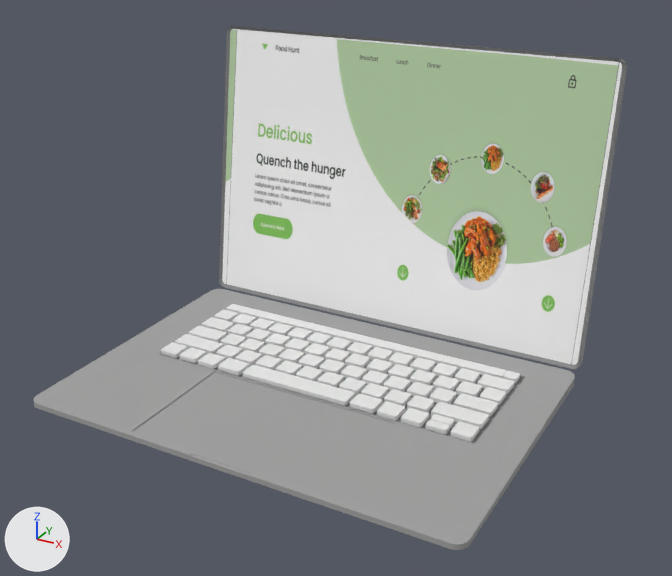
One commit to the Blender file rig/mac-rig.blend: the scene before it, then after it.
Rendered twice from a 50 mm lens placed at (1.85, -3.25, 2.1), pointed at (0.06, 0.0, 0.48). Arrows for +X, +Y and +Z are at lower left; the lights stay in place.

Before the edit, the objects in view are built like this:
```python
me_cube_002 = bpy.data.meshes.new('Cube.002')
me_cube_002.from_pydata(...)  # 5808 vertices, 3036 faces; spans x -1.48..1.6, y -0.5..0.68, z 0.12..0.16
me_cube_002.materials.append(None)
me_cube_003 = bpy.data.meshes.new('Cube.003')
me_cube_003.from_pydata(...)  # 144 vertices, 137 faces; spans x -0.96..1.02, y 0.51..0.89, z 0.02..1.36
# faces by material slot: [26, 111]
me_cube_003.materials.append(mat_silver_chassis_001)  # picture img_screen_jpg
me_cube_003.materials.append(mat_silver_back)  # grey #8d8d8d
me_cube_015 = bpy.data.meshes.new('Cube.015')
me_cube_015.from_pydata(...)  # 412 vertices, 310 faces; spans x -1.92..2.03, y -1.72..1.01, z 0.01..0.14
me_cube_015.materials.append(mat_silver_chassis)  # grey #a3a3a3
ob_keys = bpy.data.objects.new('keys', me_cube_002)
ob_keys.location = (0.0, 0.0, 0.007)
ob_keys.scale = (0.503, 0.503, 0.503)
ob_lower_chassis = bpy.data.objects.new('lower chassis', me_cube_015)
ob_lower_chassis.location = (0.0, 0.0, 0.0)
ob_lower_chassis.scale = (0.503, 0.503, 0.503)
ob_upper_chasis = bpy.data.objects.new('upper chasis', me_cube_003)
ob_upper_chasis.location = (0.0, 0.024, -0.024)
ob_upper_chasis.rotation_euler = (0.122, 0.0, 0.0)  # degrees (7, 0, 0)
```
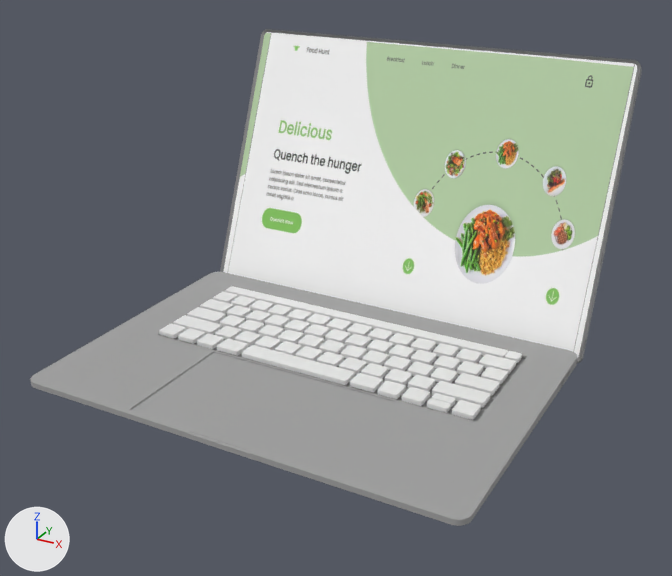
What differs and where, as boxes [x1, y1, x2, y2] in the pictures (672 x 576 px):
'upper chasis', moved, turned
    before: [219, 26, 627, 369]
    after: [220, 29, 642, 364]
'lower chassis', reshaped, moved
    before: [33, 289, 575, 550]
    after: [30, 272, 577, 526]
'keys', deleted
    before: [161, 304, 520, 442]
part 1 of me_cube_015, added
    after: [159, 286, 522, 420]

Edits to the bpy script that builds the scene:
```text
Change me_cube_015:
    used by ob_lower_chassis; location = (0.0, 0.0, 0.0); scale = (0.503, 0.503, 0.503)
    remove me_cube_015.from_pydata(...)  # 412 vertices, 310 faces; spans x -1.92..2.03, y -1.72..1.01, z 0.01..0.14
    add me_cube_015.from_pydata(...)  # 6220 vertices, 3346 faces; spans x -1.92..2.03, y -1.72..1.01, z 0.01..0.17
    me_cube_015 part 1: 5808 vertices added at x -1.48..1.6, y -0.5..0.68, z 0.13..0.17
Change ob_upper_chasis:
    ob_upper_chasis.location: (0.0, 0.024, -0.024) -> (0.0, 0.013, 0.13)
    ob_upper_chasis.rotation_euler: (0.122, 0.0, 0.0) -> (-0.122, 0.0, 0.0)  # degrees (7, 0, 0) -> degrees (-7, 0, 0)
Change ob_lower_chassis:
    ob_lower_chassis.location: (0.0, 0.0, 0.0) -> (0.0, 0.0, 0.1)
Remove ob_keys:
    ob_keys = bpy.data.objects.new('keys', me_cube_002)
    ob_keys.location = (0.0, 0.0, 0.007)
    ob_keys.scale = (0.503, 0.503, 0.503)
```
